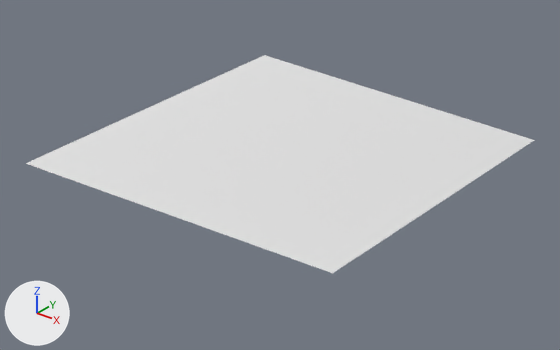
Two versions of the FBX model Assets/Models/Note.fbx, one commit apart.
Camera for both pictures: a 50 mm camera at (0.252, -0.323, 0.177) aimed at (0.0, -0.008, -0.018). The axes (+X, +Y, +Z) are drawn at lower left. The lights are the same throughout. The first picture is the older version.

The scene before the commit, as lines of its bpy script (objects in view):
```python
me_plane = bpy.data.meshes.new('Plane')
me_plane.from_pydata(...)  # 144 vertices, 121 faces; spans x -0.105..0.105, y -0.105..0.105, z -0.006..0.006
ob_plane = bpy.data.objects.new('Plane', me_plane)
ob_plane.location = (0.0, 0.0, 0.0)
```
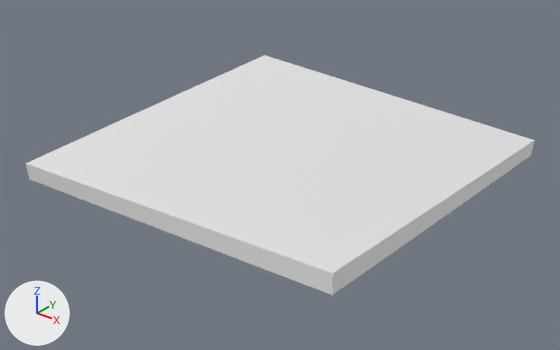
What differs and where, as boxes [x1, y1, x2, y2] in the pictures (560 x 350 px):
'Plane', reshaped (10% taller)
    before: [26, 55, 534, 273]
    after: [25, 55, 534, 295]
part 1 of me_plane, added
    after: [25, 141, 534, 295]

The change in detail:
me_plane is used by ob_plane; location (0.0, 0.0, 0.0).
me_plane had 144 vertices, 121 faces and spanned x -0.105..0.105, y -0.105..0.105, z -0.006..0.006.
me_plane now has 288 vertices, 286 faces and spans x -0.105..0.105, y -0.105..0.105, z -0.016..0.006.
Part 1, on me_plane:
19 vertices are added at x -0.104..0.104, y -0.086..0.086, z -0.013..-0.008.
10 new vertices lie (0.0, 0.0, -0.01) away from vertices in x -0.105..0.105, y -0.105..0.105, z -0.001..0.004.
7 new vertices lie (0.0, 0.001, -0.01) away from vertices in x -0.105..-0.028, y -0.105..-0.01, z -0.006..-0.001.
7 new vertices lie (0.001, 0.0, -0.01) away from vertices in x 0.009..0.104, y -0.105..-0.086, z 0.001..0.006.
7 new vertices lie (-0.001, 0.0, -0.01) away from vertices in x -0.104..-0.009, y 0.086..0.105, z 0.001..0.006.
7 new vertices lie (0.0, -0.001, -0.01) away from vertices in x 0.028..0.105, y 0.01..0.105, z -0.006..-0.001.
6 new vertices lie (0.0, 0.019, 0.001) away from vertices in x -0.104..-0.009, y -0.105..-0.085, z -0.015..-0.011.
6 new vertices lie (0.0, -0.019, 0.001) away from vertices in x 0.009..0.104, y 0.085..0.105, z -0.015..-0.011.
5 new vertices lie (0.019, 0.0, -0.001) away from vertices in x -0.105, y 0.01..0.086, z -0.009..-0.005.
5 new vertices lie (0.019, 0.0, 0.0) away from vertices in x -0.086..-0.009, y -0.086..0.067, z -0.01..-0.007.
5 new vertices lie (0.0, -0.019, 0.0) away from vertices in x -0.086..0.047, y 0.01..0.086, z -0.012..-0.01.
5 new vertices lie (0.0, 0.019, 0.0) away from vertices in x -0.067..0.01, y -0.086..0.067, z -0.012..-0.007.
5 new vertices lie (-0.019, 0.0, -0.001) away from vertices in x 0.105, y -0.086..-0.01, z -0.009..-0.005.
7 new vertices lie (-0.019, 0.0, 0.0) away from vertices in x -0.047..0.086, y -0.067..0.086, z -0.012..-0.007.
5 new vertices lie (0.0, 0.019, 0.0) away from vertices in x -0.066..0.086, y -0.067..-0.01, z -0.012..-0.01.
6 new vertices lie (0.019, 0.0, 0.001) away from vertices in x -0.104..0.01, y -0.086..-0.047, z -0.014..-0.01.
6 new vertices lie (0.019, 0.0, 0.0) away from vertices in x -0.067..0.047, y -0.048..0.066, z -0.012..-0.009.
5 new vertices lie (0.019, 0.0, -0.001) away from vertices in x -0.067..0.066, y 0.029..0.086, z -0.012..-0.007.
5 new vertices lie (0.0, -0.019, 0.0) away from vertices in x -0.029..0.067, y -0.067..0.067, z -0.012..-0.007.
6 new vertices lie (0.0, -0.019, 0.001) away from vertices in x 0.028..0.104, y -0.048..0.066, z -0.014..-0.009.
5 new vertices lie (-0.019, 0.0, 0.0) away from vertices in x -0.066..0.067, y -0.029..0.028, z -0.011..-0.009.
5 new vertices lie (0.019, 0.0, 0.0) away from vertices in x -0.048..0.066, y -0.029..0.048, z -0.011..-0.009.
165 new faces join them.
